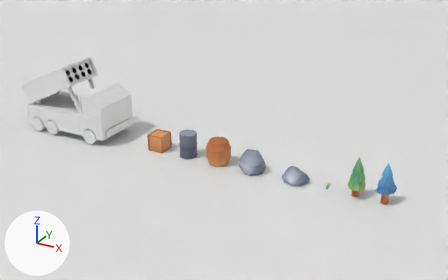
An edit to the FBX model Assets/TowerDefense/Models/TD_Assets.fbx, drawn before and after from the same camera.
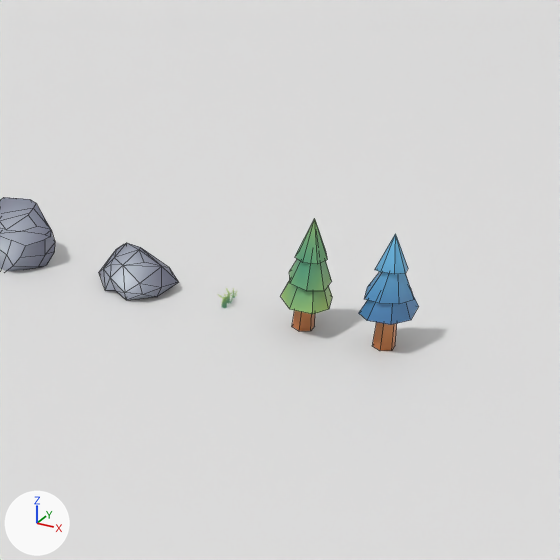
Each version is shown from a camera (50 mm lens) standing at (35.2, -55.4, 30.7) and looking at (9.1, -8.1, 7.0), then close up on the part from 55% to 100% of the width and 28% to 100% of the height. Lighting does not change. The marker at lower left points along +X, +Y and +Z. The last two pictures show the newer version. The close-ups show mesh edges as thin lines. Where no turn or scale is listed for an object, it has been applied to the vertices. Vertices at exactly the same position are counted once.
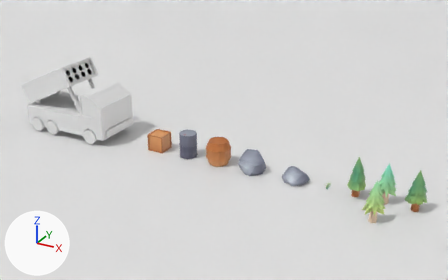
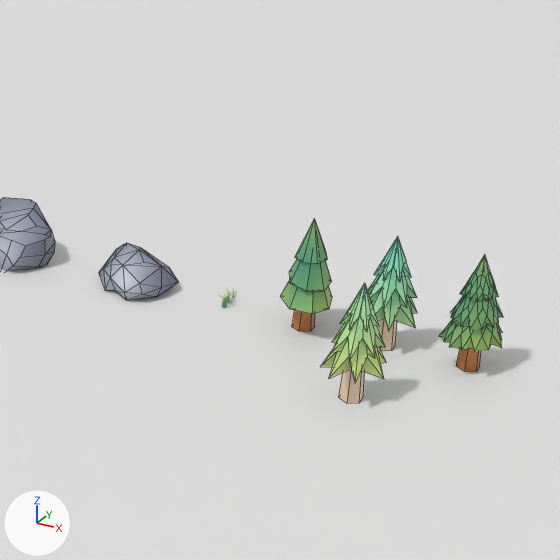
The change in detail:
Picture 'sincerely-media-Y0hLfXje8bQ-unsplash.jpg' (img_sincerely_media_y0hlfxje8bq_unsplash_jpg) is new.
Material 'TexturesAssets2' (mat_texturesassets2) is new.
Its texture is img_sincerely_media_y0hlfxje8bq_unsplash_jpg.
me_cylinder_004 has 12 vertices, 8 faces and spans x -0.35..0.35, y -0.46..0.46, z -0.01..2.26.
me_cylinder_004 is used by ob_cylinder_003; location (23.0, 0.0, 0.0).
me_cylinder_004 part 4: texture (UV) coordinates of 8 of 8 faces, centred in x -0.31..0.31, y -0.3..0.3, z -0.01..2.26, changed; they spanned u 0.26..0.36, v 0.01..0.49 and now span u 0.58..0.6, v 0.51..0.61.
me_cone_005 is used by ob_cone_005; location (23.0, 0.0, 3.85); rotation (-0.0436, 0.0, 0.873), in degrees (-2.5, 0, 50); scale (0.6, 0.6, 0.6).
me_cone_005 had 24 vertices, 24 faces and spanned x -1.96..2.17, y -1.28..1.65, z -4.44..0.99.
me_cone_005 no longer uses material mat_textureassets (picture img_tankleveltexture_jpg).
me_cone_005 now has 48 vertices, 84 faces and spans x -1.8..1.74, y -1.47..1.28, z -4.04..0.97.
me_cone_005 part 1: the loose piece of 8 vertices spanning x -0.98..0.95, y -0.74..0.93, z -1.54..0.99 is rebuilt with 16 vertices and now spans x -0.97..1.01, y -0.76..0.92, z -1.33..0.97, in mat_texturesassets2 (picture img_sincerely_media_y0hlfxje8bq_unsplash_jpg).
me_cone_005 part 2: the loose piece of 8 vertices spanning x -1.96..2.17, y -1.28..1.65, z -4.44..-0.62 is rebuilt with 16 vertices and now spans x -1.8..1.74, y -1.47..1.28, z -4.04..-0.39, in mat_texturesassets2 (picture img_sincerely_media_y0hlfxje8bq_unsplash_jpg).
me_cone_005 part 3: the loose piece of 8 vertices spanning x -1.63..1.62, y -1.09..1.27, z -3.17..0.03 is rebuilt with 16 vertices and now spans x -1.34..1.53, y -1.18..1.07, z -2.79..0.37, in mat_texturesassets2 (picture img_sincerely_media_y0hlfxje8bq_unsplash_jpg).
me_cone_005 gains material mat_texturesassets2 (picture img_sincerely_media_y0hlfxje8bq_unsplash_jpg).
Mesh me_cone_006 is new.
It has 174 vertices, 168 faces and spans x -1.04..1.06, y -1.22..1.07, z -2.68..0.65.
It uses material mat_textureassets (picture img_tankleveltexture_jpg).
Mesh me_cone_004 is new.
It has 48 vertices, 84 faces and spans x -1.04..1.06, y -1.22..1.07, z -2.68..0.65.
It uses material mat_texturesassets2 (picture img_sincerely_media_y0hlfxje8bq_unsplash_jpg).
Mesh me_cylinder_005 is new.
It is a 6-sided cut cone along z (radius 0.4 by 0.46 at the low end, 0.31 by 0.34 at the high end) spanning x -0.35..0.35, y -0.46..0.46, z -0.01..2.26.
It uses material mat_textureassets (picture img_tankleveltexture_jpg).
Object 'Cone.005' (ob_cone_005) moves from (23.0, 0.0, 3.85) to (23.01, 0.0, 3.75).
Object 'Cone.005' (ob_cone_005) turns from (-2.5, 0, 50) to (2.5, 0, -142) degrees about x, y and z.
Object 'Cone.005' (ob_cone_005) is rescaled from (0.6, 0.6, 0.6) to (0.67, 0.67, 0.67).
Object 'Cone.003' (ob_cone_003) is new; it shows me_cone_006.
Its location is (26.01, 0.0, 3.75).
Object 'Cylinder.005' (ob_cylinder_005) is new; it shows a copy of the mesh of ob_cylinder_003.
Its location is (26.0, 0.0, 0.0).
Object 'Cone.004' (ob_cone_004) is new; it shows me_cone_004.
Its location is (23.01, -4.07, 3.75).
Object 'Cylinder.006' (ob_cylinder_006) is new; it shows me_cylinder_005.
Its location is (23.0, -4.07, 0.0).

Location of each change, [x1, y1, x2, y2] in pixels of the close-ups (560 x 560 px):
'Cone.003', added (green)
    after: [439, 255, 503, 352]
'Cone.004', added (green)
    after: [320, 283, 386, 384]
'Cone.005', reshaped, moved, turned, rescaled, recoloured
    before: [359, 234, 419, 325]
    after: [368, 236, 417, 331]
'Cylinder.006', added (beige)
    after: [339, 365, 365, 403]
'Cylinder.005', added (brown)
    after: [456, 348, 481, 371]
part 1 of me_cone_005, rebuilt (15% wider, 15% taller)
    before: [375, 234, 408, 274]
    after: [374, 236, 412, 282]
part 2 of me_cone_005, rebuilt
    before: [359, 296, 419, 325]
    after: [371, 291, 417, 331]
part 3 of me_cone_005, rebuilt
    before: [364, 272, 414, 304]
    after: [368, 268, 417, 309]
part 4 of me_cylinder_004, surface changed (brown to beige)
    before: [373, 322, 397, 351]
    after: [377, 314, 397, 351]
